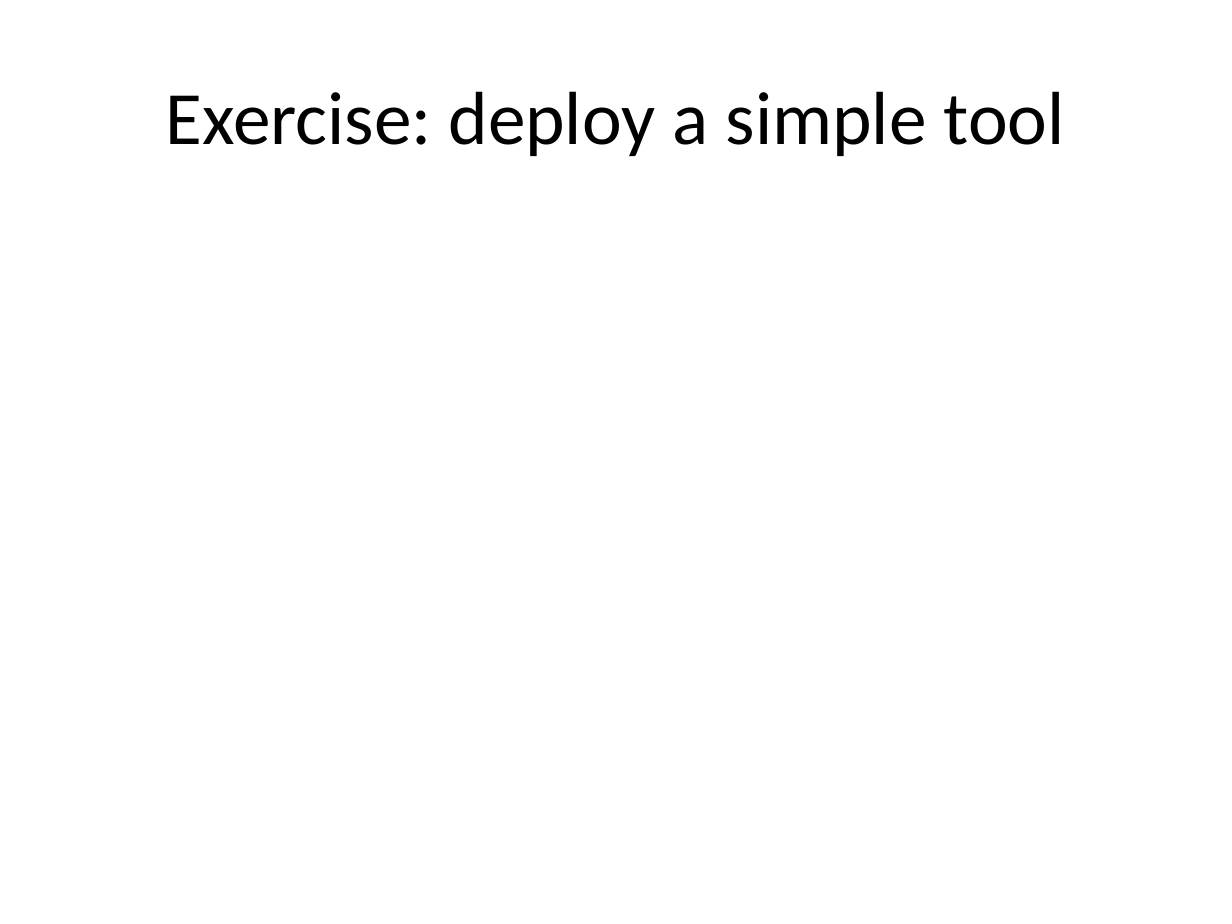
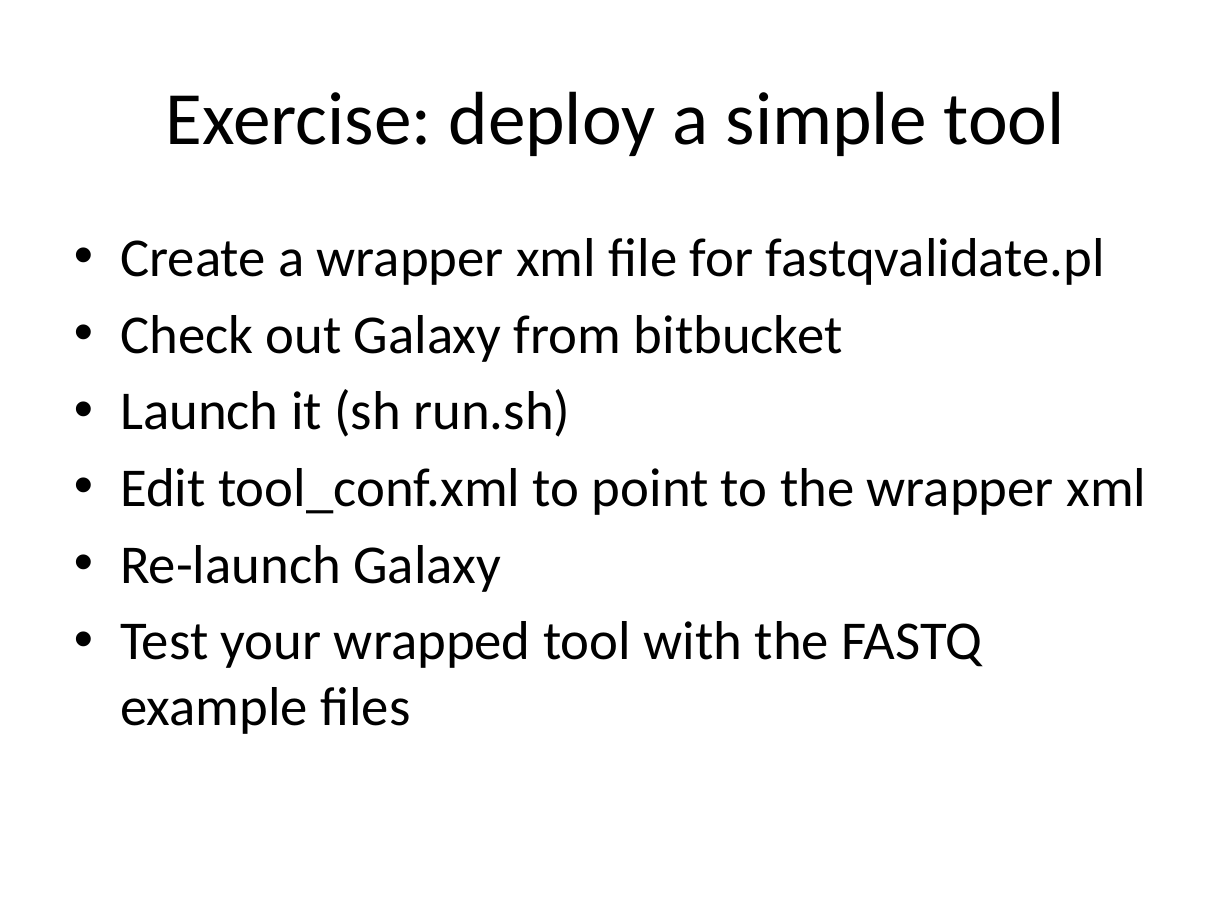
Before and after one commit to rvosa/ngs-workflows, a slide deck: slide 13 of doc/slides/day4/session4/DevelopingGalaxy.pptx (slide 6 before the commit). Drawn at 1232x924 pixels with LibreOffice and Linux fonts; fonts in the diff are those of the drawing. Boxes give left, top, right and bottom in pixels: in the first picture for what was removed or moved away, otherwise in the second. Text is boxed around its words. In the diff, an @@ line names an element or a change of style, - is before the commit and + after.

```diff
--- a/doc/slides/day4/session4/DevelopingGalaxy.pptx
+++ b/doc/slides/day4/session4/DevelopingGalaxy.pptx
@@ text added at [120,238,1146,734], 32 pt, text #000000 @@
+• Create a wrapper xml file for fastqvalidate.pl
+• Check out Galaxy from bitbucket
+• Launch it (sh run.sh)
+• Edit tool_conf.xml to point to the wrapper xml
+• Re-launch Galaxy
+• Test your wrapped tool with the FASTQ example files
```
Also in this commit, not shown: 11 slides added, 4 slides removed.
